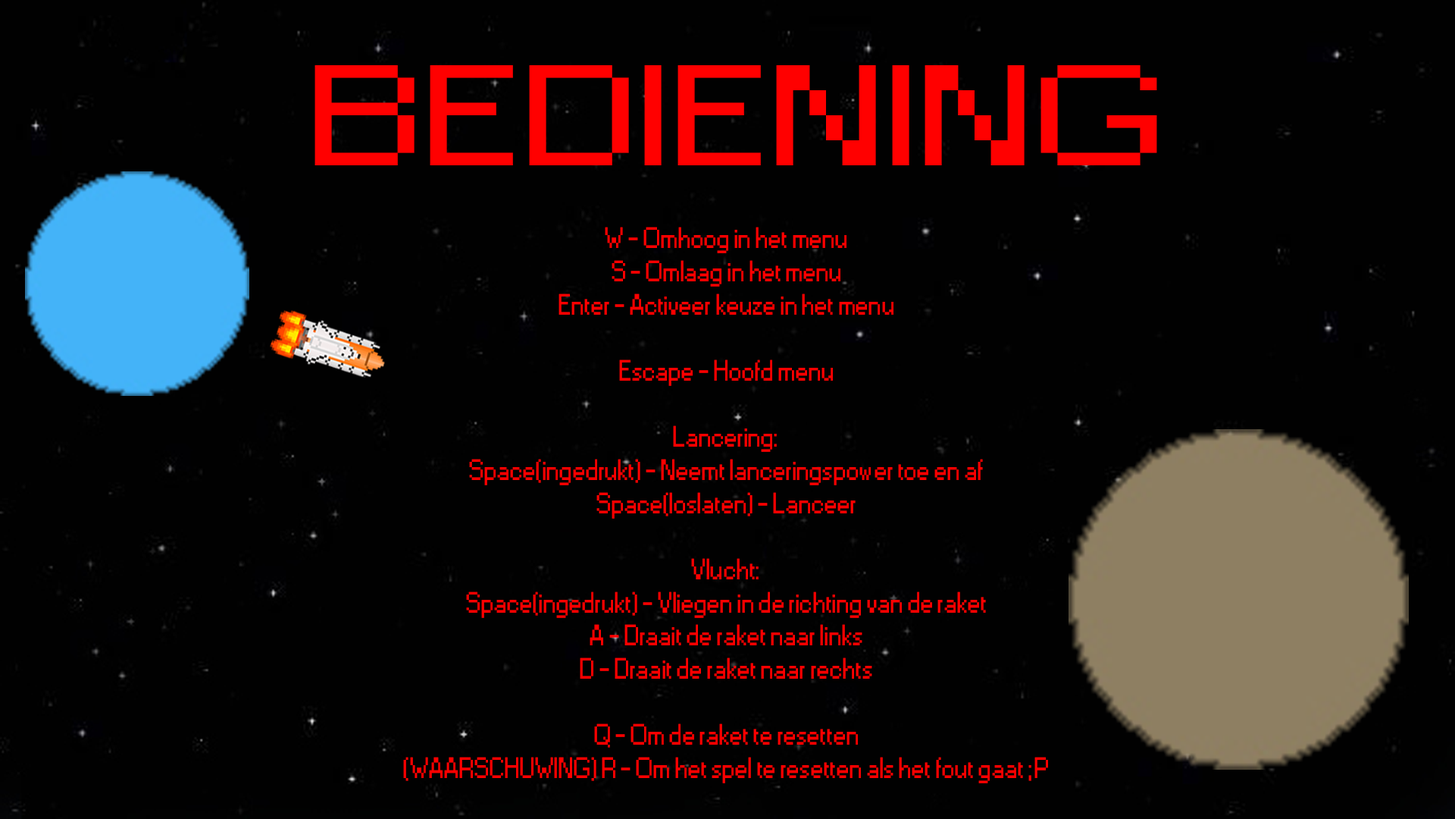
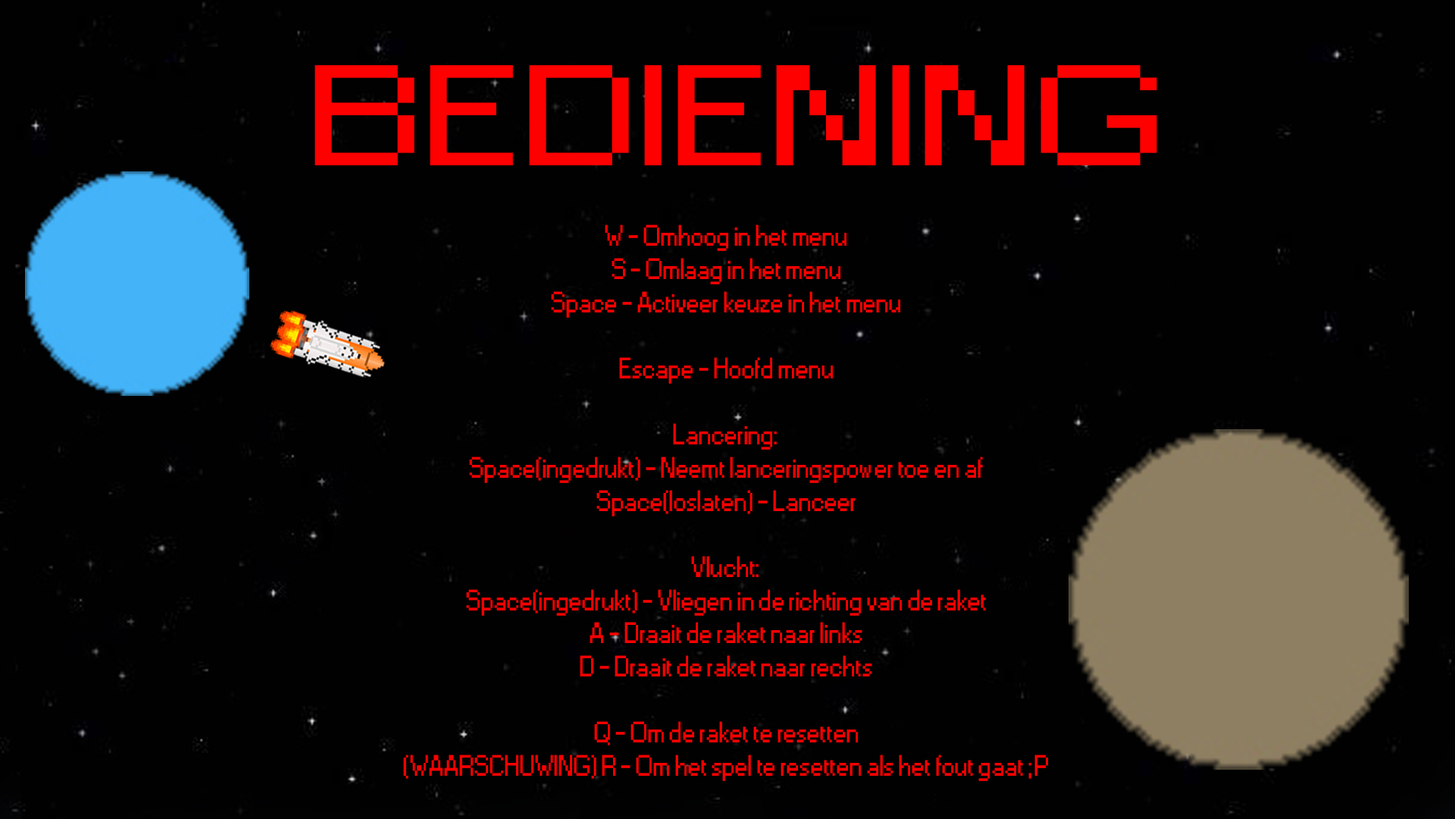
Revision of a layered 1455px x 819px image; what changed, layer by layer:
removed layer "W - Omhoog in het menu S - Omlaag in het menu Enter - Activeer" over bbox(403, 226, 1049, 783)
removed layer "Laag 3" over bbox(403, 224, 1049, 783)
removed layer "Achtergrond" over bbox(403, 224, 1049, 783)
